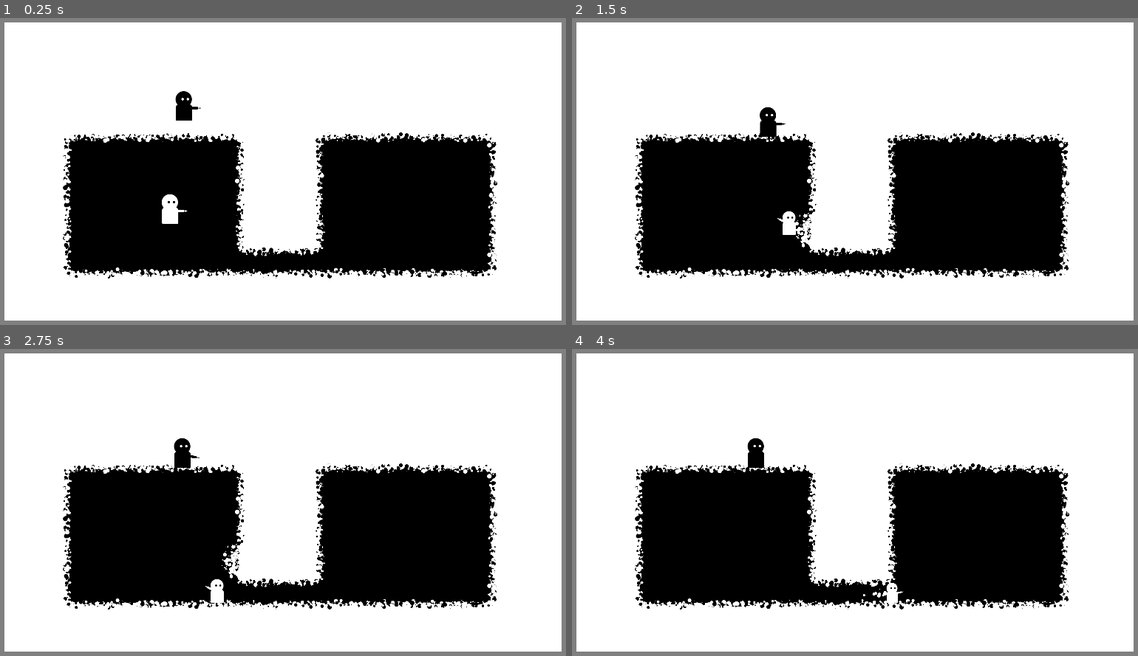
Above: before the commit, frames 1-4 (two rows, left to right).
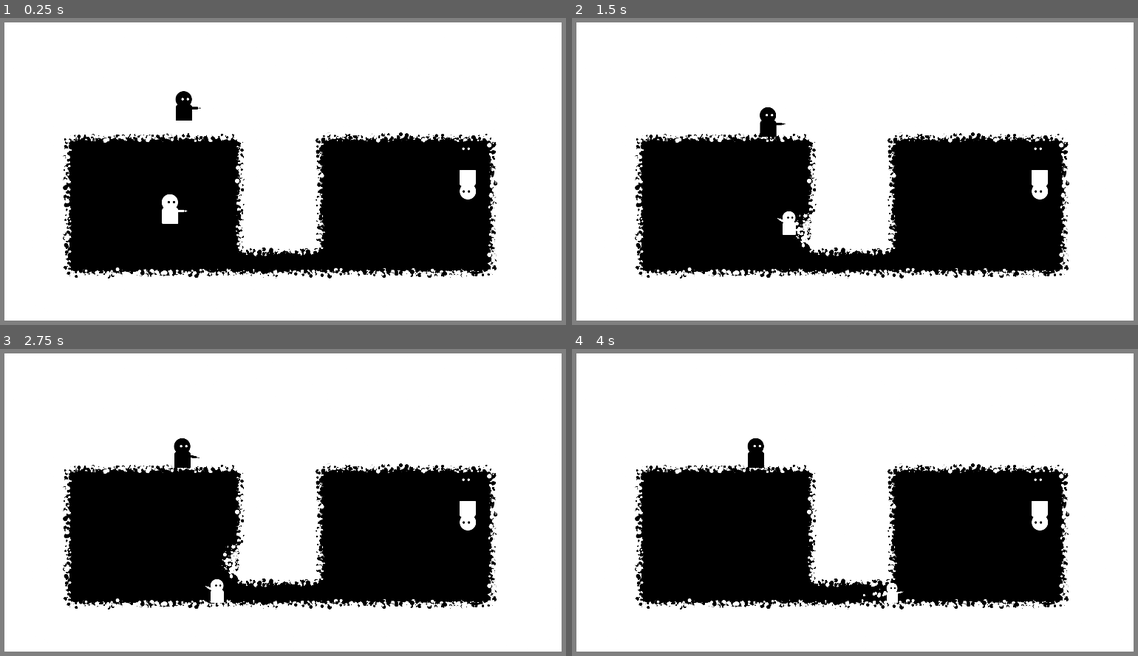
Above: after the commit, the same moments.

Repository: RobotRamen/margin
Game: Godot game, scene res://level_1.tscn
Same seed, same stepped clock (60 frames per second), same inputs: the game is played once before the commit and once after it. This scene is started directly instead of the project's main scene.
Inputs (mouse positions are in pixels of both pictures, inside the frame that each line leads up to):
- Up to frame 1 (0.25 s): no input
- Up to frame 2 (1.5 s): move the mouse to (985, 156) at 0.52 s; hold D (right_0) from 0.53 s (still down); tap Ctrl (restore_0) at 0.6 s; click (985, 156) at 0.67 s; tap Space (jump_0) at 0.77 s; move the mouse to (736, 186) at 1.27 s; tap E (switch) at 1.35 s
- Up to frame 3 (2.75 s): tap Space (jump_0) at 1.52 s; move the mouse to (339, 428) at 2.02 s; release D (right_0) at 2.03 s; hold A (left_0) from 2.03 s (still down); tap Ctrl (restore_0) at 2.1 s
- Up to frame 4 (4 s): move the mouse to (826, 570) at 2.77 s; release A (left_0) at 2.78 s; hold D (right_0) from 2.78 s (still down); tap E (switch) at 2.85 s; click (826, 570) at 2.92 s; tap Space (jump_0) at 3.02, 3.77 s; move the mouse to (1030, 551) at 3.52 s; tap Ctrl (restore_0) at 3.6 s

The runs differ from the first frame. In frame 1, 0.3% of the frame differs, in the area x 81-85%, y 39-60%; in frame 2, 0.3%; in frame 3, 0.3%; in frame 4, 0.3%.

Commit message:
v1 sprite sheets and making level1 test exit

Diff:
--- a/game_master.tscn
+++ b/game_master.tscn
@@ -6,7 +6,7 @@
 
 [node name="game master" type="Node"]
 script = ExtResource("1_xp3r1")
-levels = Array[PackedScene]([ExtResource("2_mj0lf"), ExtResource("3_t6p1j")])
+levels = Array[PackedScene]([ExtResource("2_mj0lf"), ExtResource("3_t6p1j"), ExtResource("2_mj0lf")])
 
 [node name="game music" type="AudioStreamPlayer" parent="."]
 
--- a/level_1.tscn
+++ b/level_1.tscn
@@ -1,9 +1,11 @@
-[gd_scene load_steps=7 format=3 uid="uid://dprm6hyb6k4yf"]
+[gd_scene load_steps=9 format=3 uid="uid://dprm6hyb6k4yf"]
 
 [ext_resource type="PackedScene" uid="uid://u3n1wf876647" path="res://spawner.tscn" id="2_yd86t"]
 [ext_resource type="PackedScene" uid="uid://igk0gdcmonds" path="res://white_character.tscn" id="3_8hvln"]
 [ext_resource type="PackedScene" uid="uid://ifcwoqitdrfq" path="res://black_character.tscn" id="4_42frj"]
+[ext_resource type="PackedScene" uid="uid://btmbe16yn7fae" path="res://white_exit.tscn" id="5_c3rhr"]
 [ext_resource type="PackedScene" uid="uid://bxvj02pacs423" path="res://black_start.tscn" id="5_pk3jg"]
+[ext_resource type="PackedScene" uid="uid://drtn8scom3w20" path="res://black_exit.tscn" id="6_f34ui"]
 
 [sub_resource type="RectangleShape2D" id="RectangleShape2D_3ymvw"]
 size = Vector2(540, 425)
@@ -38,3 +40,11 @@
 [node name="CollisionShape2D3" type="CollisionShape2D" parent="black_start"]
 position = Vector2(985, 836.75)
 shape = SubResource("RectangleShape2D_wn6d5")
+
+[node name="White Exit" parent="." instance=ExtResource("5_c3rhr")]
+z_index = 2
+position = Vector2(1560, 582)
+
+[node name="Black Exit" parent="." instance=ExtResource("6_f34ui")]
+z_index = 2
+position = Vector2(1559, 486)
Binary file added: sprites/Bouba_walk_sprite_sheet_v1.png
Not shown, added: sprites/Bouba_walk_sprite_sheet_v1.png.import
Binary file added: sprites/kiki_walk_sprite_sheet_v1.png
Not shown, added: sprites/kiki_walk_sprite_sheet_v1.png.import
